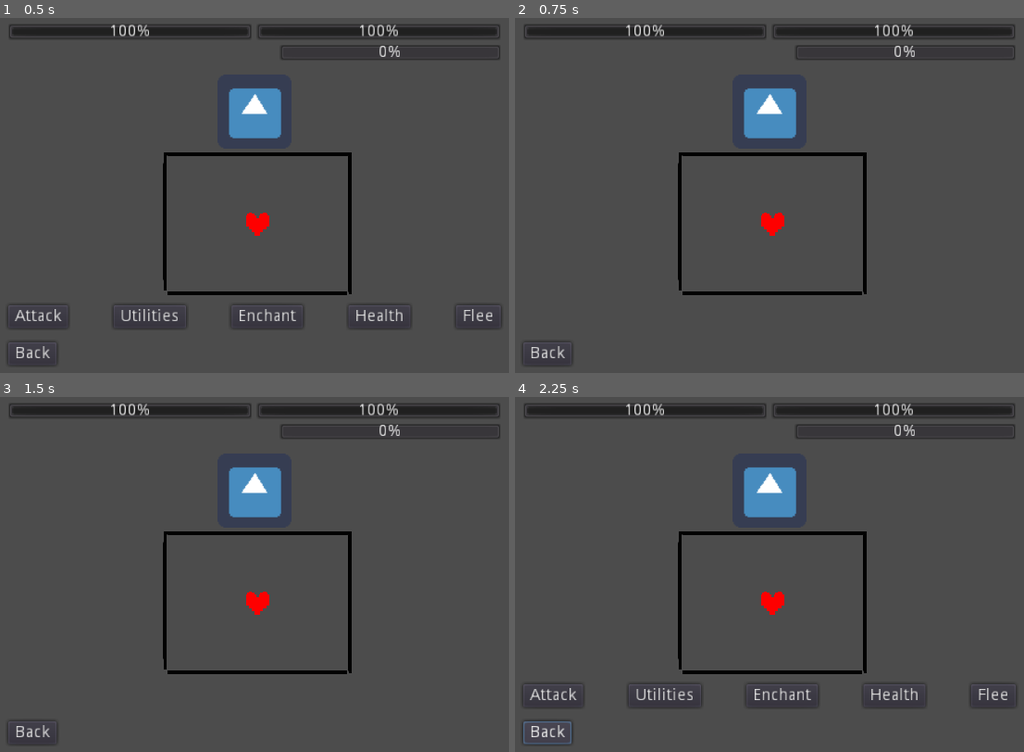
Above: before the commit, frames 1-4 (two rows, left to right).
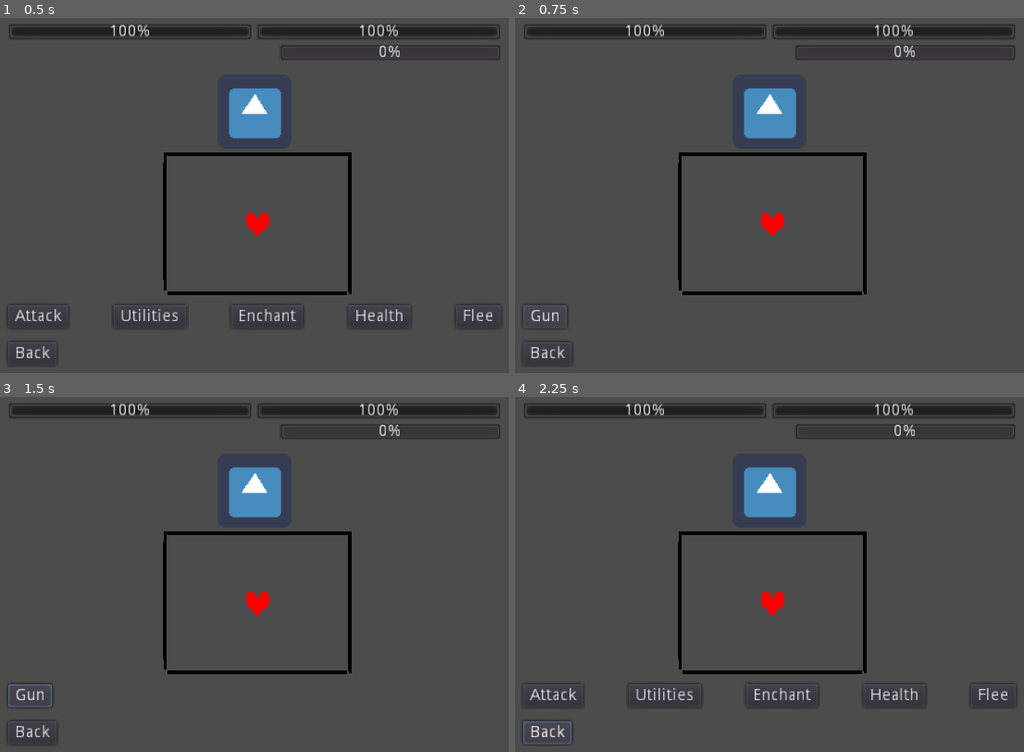
Above: after the commit, the same moments.

Repository: SagaPDev/Undertale-battle-system-prototipe
Game: Godot game, scene res://Battle screen.tscn
Two runs of this game, one before a commit and one after it. Both use one fixed random seed, a clock stepped at 60 frames per second and the inputs below. The engine's default icon, where the game draws it, is replaced by a stand-in: a white triangle on a blue panel in a dark square.
Inputs (mouse positions are in pixels of both pictures, inside the frame that each line leads up to):
- Up to frame 1 (0.5 s): no input
- Up to frame 2 (0.75 s): click "Attack" at 0.5 s
- Up to frame 3 (1.5 s): click (30, 695) at 1.25 s, where only the run after the commit has a clickable "Gun"
- Up to frame 4 (2.25 s): click "Back" at 2 s

Frame 1 is identical in both runs. In frame 2, 0.1% of the frame differs, in the area x 1-11%, y 80-87%; in frame 3, 0.2%, in the area x 1-11%, y 80-88%; in frame 4, nothing differs.

Commit message:
implemented basic enemy/player turn loop

Diff:
--- a/Battle screen.gd
+++ b/Battle screen.gd
@@ -1,7 +1,7 @@
 extends CanvasLayer
 
 #Flags
-
+var turn
 #items list
 
 export (bool) var knive_carry = false
@@ -18,13 +18,30 @@
 var ATK_T
 var DEF_T
 
-
 func _ready():
-	pass # Replace with function body.
+	randomize()
+	turn = randf()
+	if turn > 0.5:
+		turn = "enemy"
+	else:
+		turn = "player"
 
 # Called every frame. 'delta' is the elapsed time since the previous frame.
 func _process(delta):
 	pass
+func _physics_process(delta):
+	if turn == "enemy":
+		print("ENEMY TURN")
+		$Timer.start()
+		turn = "enemy stand"
+
+	if turn == "player":
+		print("PLAYER TURN TAKE ACTION")
+		turn = "stand"
+		pass
+
+	if turn == "enemy stand":
+		print($Timer.time_left)
 
 func _on_Atack_btn_pressed():
 	$"MarginContainer/CenterContainer/VBoxContainer/VBoxContainer/Menu/Main Buttons".visible = false
@@ -57,3 +74,20 @@
 
 	$"MarginContainer/CenterContainer/VBoxContainer/VBoxContainer/Menu/Atack_comands/Knive".visible = false
 	$"MarginContainer/CenterContainer/VBoxContainer/VBoxContainer/Menu/Atack_comands/Knive".disabled = true
+
+func _on_Timer_timeout():
+	turn = "player"
+	print("PLAYER TURN")
+	pass # Replace with function body.
+
+
+func _on_Gun_pressed():
+	print("Gun attack")
+	turn = "enemy"
+	pass # Replace with function body.
+
+
+func _on_Knive_pressed():
+	print("Knive attack")
+	turn = "enemy"
+	pass # Replace with function body.
--- a/Battle screen.tscn
+++ b/Battle screen.tscn
@@ -6,6 +6,7 @@
 
 [node name="Battle screen" type="CanvasLayer"]
 script = ExtResource( 1 )
+gun_carry = true
 
 [node name="MarginContainer" type="MarginContainer" parent="."]
 anchor_right = 1.0
@@ -63,7 +64,6 @@
 margin_bottom = 14.0
 
 [node name="VBoxContainer" type="VBoxContainer" parent="MarginContainer/CenterContainer/VBoxContainer"]
-editor/display_folded = true
 margin_top = 44.0
 margin_right = 426.0
 margin_bottom = 263.0
@@ -82,7 +82,6 @@
 texture = ExtResource( 2 )
 
 [node name="Menu" type="VBoxContainer" parent="MarginContainer/CenterContainer/VBoxContainer/VBoxContainer"]
-editor/display_folded = true
 margin_top = 199.0
 margin_right = 426.0
 margin_bottom = 219.0
@@ -90,7 +89,6 @@
 custom_constants/separation = -20
 
 [node name="Atack_comands" type="HBoxContainer" parent="MarginContainer/CenterContainer/VBoxContainer/VBoxContainer/Menu"]
-editor/display_folded = true
 margin_right = 426.0
 margin_bottom = 20.0
 rect_min_size = Vector2( 426, 20 )
@@ -145,7 +143,6 @@
 text = "Flee"
 
 [node name="Back" type="HBoxContainer" parent="MarginContainer/CenterContainer/VBoxContainer"]
-editor/display_folded = true
 margin_top = 275.0
 margin_right = 426.0
 margin_bottom = 295.0
@@ -159,5 +156,12 @@
 [node name="Battle" parent="." instance=ExtResource( 3 )]
 position = Vector2( 322.585, 204.819 )
 
+[node name="Timer" type="Timer" parent="."]
+wait_time = 4.6
+one_shot = true
+
+[connection signal="pressed" from="MarginContainer/CenterContainer/VBoxContainer/VBoxContainer/Menu/Atack_comands/Gun" to="." method="_on_Gun_pressed"]
+[connection signal="pressed" from="MarginContainer/CenterContainer/VBoxContainer/VBoxContainer/Menu/Atack_comands/Knive" to="." method="_on_Knive_pressed"]
 [connection signal="pressed" from="MarginContainer/CenterContainer/VBoxContainer/VBoxContainer/Menu/Main Buttons/Atack_btn" to="." method="_on_Atack_btn_pressed"]
 [connection signal="pressed" from="MarginContainer/CenterContainer/VBoxContainer/Back/Back_btn" to="." method="_on_Back_btn_pressed"]
+[connection signal="timeout" from="Timer" to="." method="_on_Timer_timeout"]
